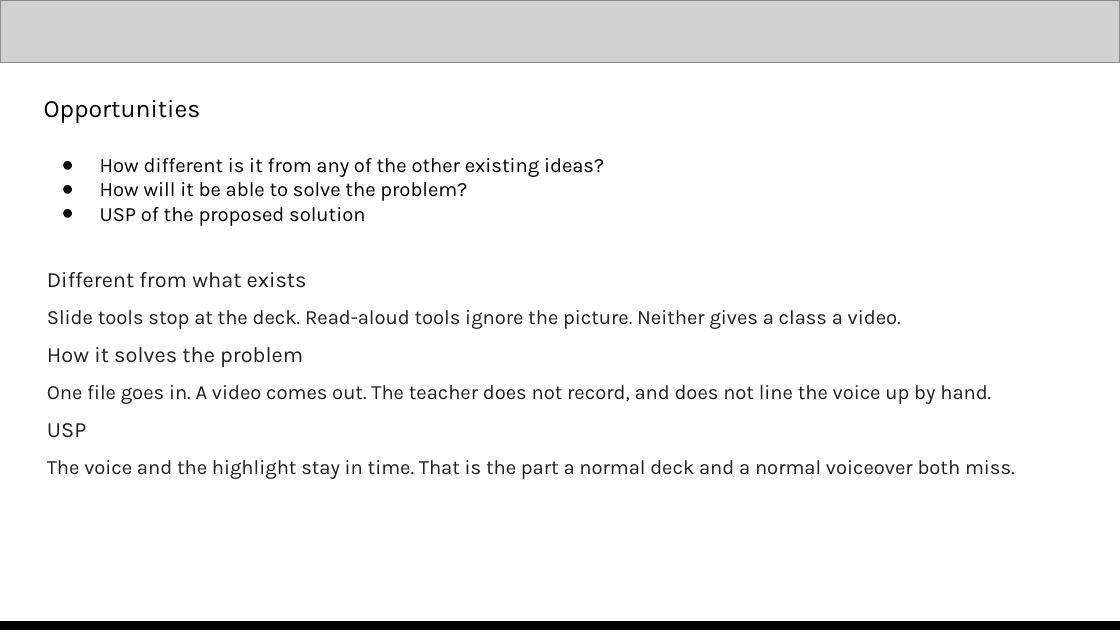
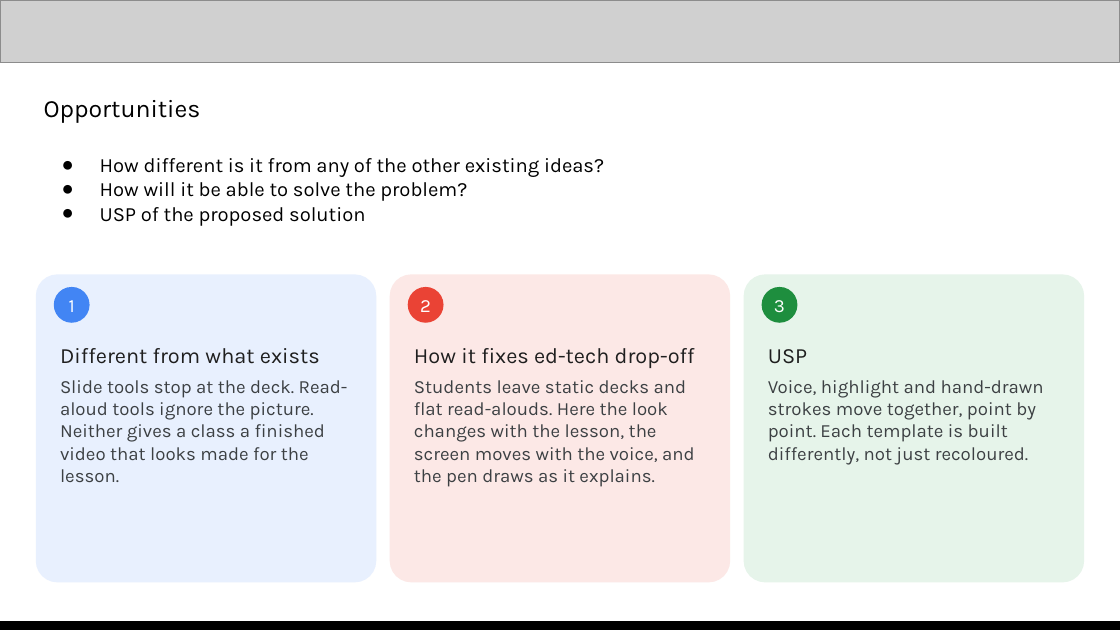
Before and after one commit to saitej123/Gemini-Multimodal-Studio, a slide deck: slide 4 of Template/Out/Multimodal Studio - AI Builder Cup.pptx. Drawn at 1120x630 pixels with LibreOffice and Linux fonts; fonts in the diff are those of the drawing; grey boxes stand for pictures. Boxes give left, top, right and bottom in pixels: in the first picture for what was removed or moved away, otherwise in the second. Text is boxed around its words. In the diff, an @@ line names an element or a change of style, - is before the commit and + after.

```diff
--- a/Template/Out/Multimodal Studio - AI Builder Cup.pptx
+++ b/Template/Out/Multimodal Studio - AI Builder Cup.pptx
@@ rounded rectangle "Different from what exists": place and size @@
-rounded rectangle "Different from what exists" at bbox=[47, 272, 1015, 479]
+rounded rectangle "Different from what exists" at bbox=[36, 274, 376, 582]
@@ rounded rectangle "Different from what exists" at bbox=[36, 274, 376, 582]: fill none to #E8F0FE @@
@@ ellipse added at bbox=[54, 287, 90, 323], fill #4285F4, 12 pt, text #FFFFFF @@
+1
@@ rounded rectangle added at bbox=[390, 274, 730, 582], fill #FCE8E6, 12 pt, text #3C4043 @@
+How it fixes ed-tech drop-off
+Students leave static decks and flat read-alouds. Here the look changes with the lesson, the screen moves with the voice, and the pen draws as it explains.
@@ ellipse added at bbox=[408, 287, 444, 323], fill #EA4335, 12 pt, text #FFFFFF @@
+2
@@ rounded rectangle added at bbox=[744, 274, 1084, 582], fill #E6F4EA, 12 pt, text #3C4043 @@
+USP
+Voice, highlight and hand-drawn strokes move together, point by point. Each template is built differently, not just recoloured.
@@ ellipse added at bbox=[762, 287, 797, 323], fill #1E8E3E, 12 pt, text #FFFFFF @@
+3
@@ text in rounded rectangle at bbox=[60, 348, 320, 364]: less space between paragraphs @@
@@ text in rounded rectangle at bbox=[60, 380, 348, 482]: text changed; size 13 to 12 pt; text colour #1F1F1F to #3C4043 @@
-Slide tools stop at the deck. Read-aloud tools ignore the picture. Neither gives a class a video.
-How it solves the problem
-One file goes in. A video comes out. The teacher does not record, and does not line the voice up by hand.
-USP
-The voice and the highlight stay in time. That is the part a normal deck and a normal voiceover both miss.
+Slide tools stop at the deck. Read-aloud tools ignore the picture. Neither gives a class a finished video that looks made for the lesson.
```
Also in this commit, not shown: 8 other slides changed, 3 slides added, 3 slides removed, 13 other files.
